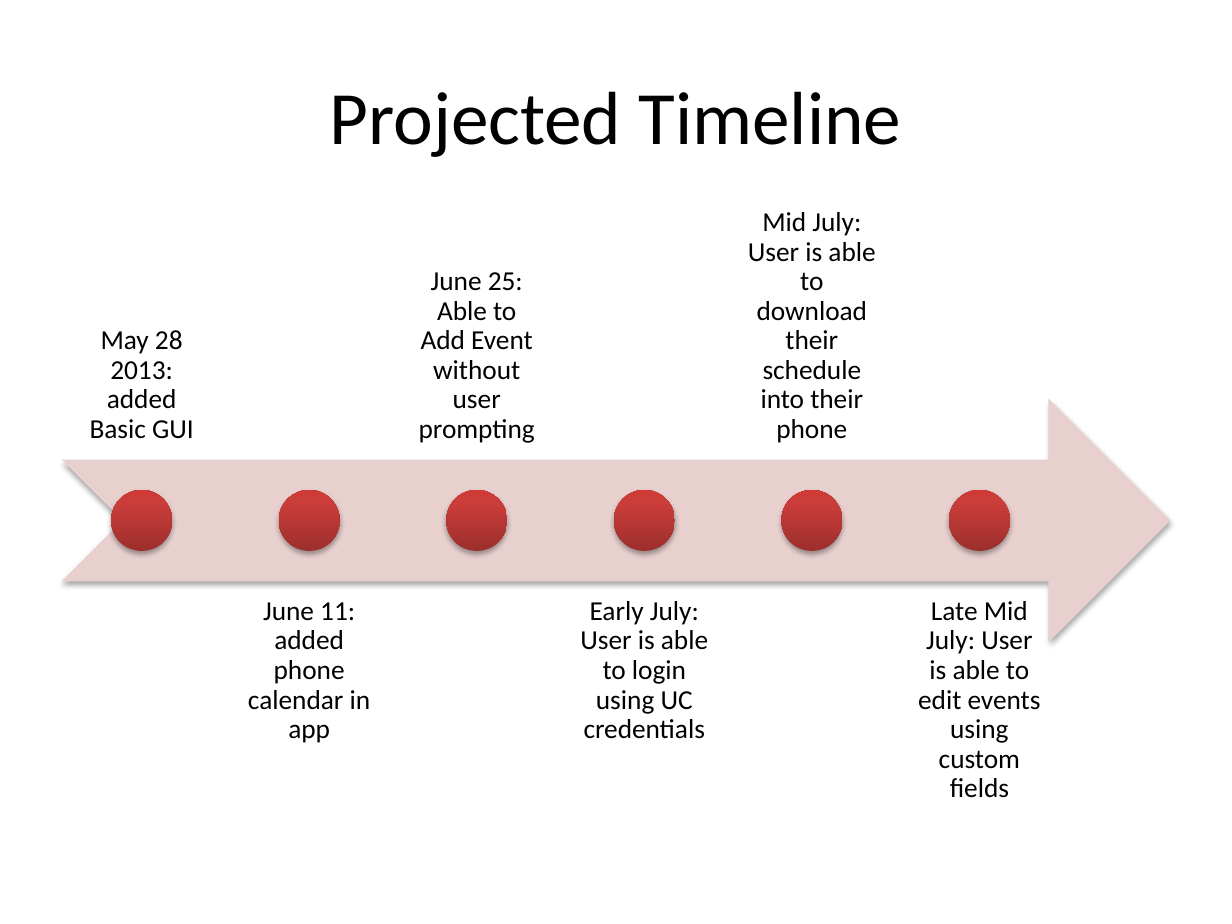
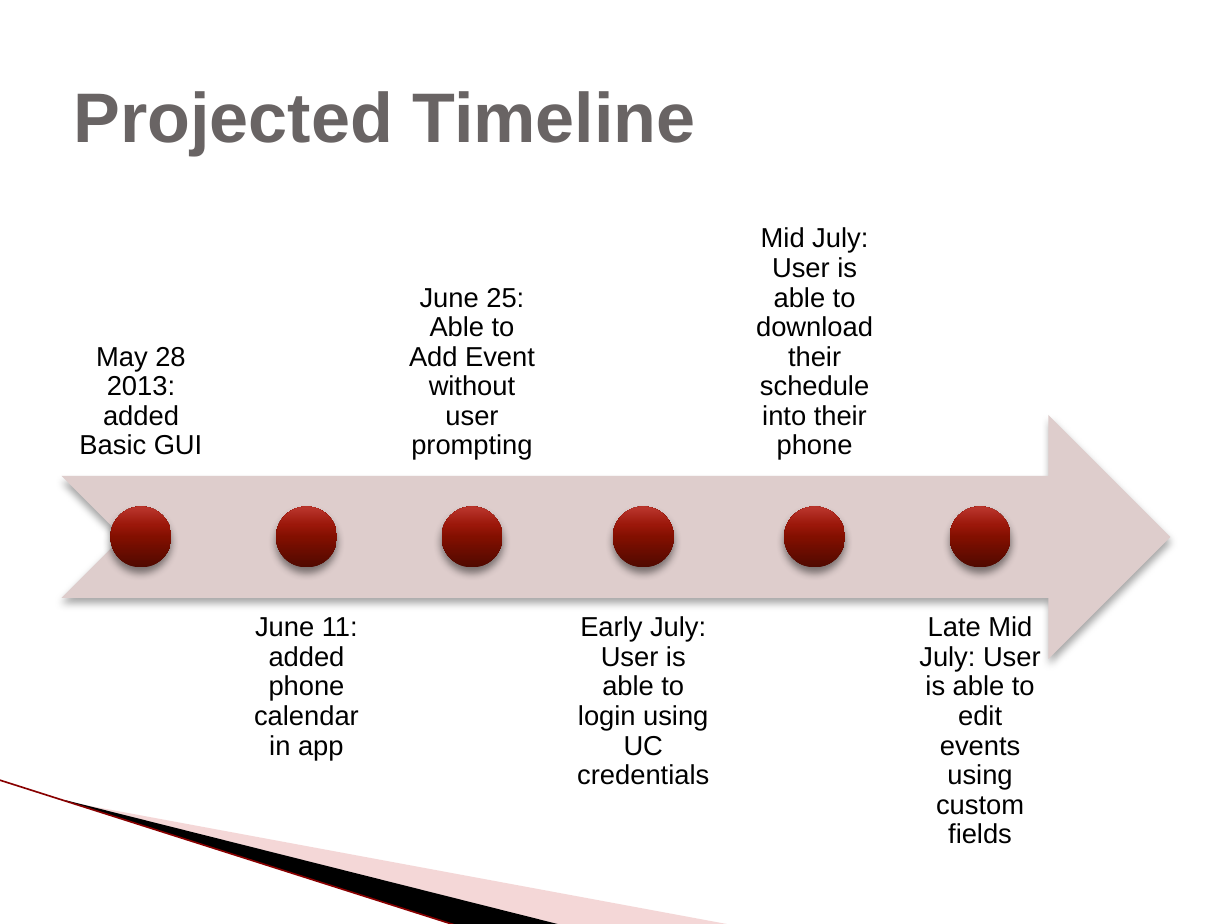
Before and after one commit to scurrymd/Software-Engineering, a slide deck: slide 11 of docs/UC Schedule App.pptx (slide 10 before the commit). Drawn at 1232x924 pixels with LibreOffice and Linux fonts; fonts in the diff are those of the drawing; background and template pictures are left out. Boxes give left, top, right and bottom in pixels: in the first picture for what was removed or moved away, otherwise in the second. Text is boxed around its words. In the diff, an @@ line names an element or a change of style, - is before the commit and + after.

```diff
--- a/docs/UC Schedule App.pptx
+++ b/docs/UC Schedule App.pptx
@@ title "Projected Timeline" at (74,91,696,155): size 44 to 41 pt, font Calibri to Arial, text colour #000000 to #696464, bold on; alignment centre to left @@
@@ font Calibri to Arial in 6 elements at (79,347,202,455), (919,616,1041,844), (756,227,873,460), (254,617,359,760), (577,616,709,785), (409,288,535,460) @@
@@ text "June 25: Able to Add ...": place and size @@
-text "June 25: Able to Add ..." at (419,272,535,443)
+text "June 25: Able to Add ..." at (409,288,535,460)
@@ notched right arrow at (62,415,1170,659): fill #E8D0D0 to #DECDCD; shadow changed @@
@@ 4 ellipses, 2 texts, 1 notched right arrow: place and size @@
-4 ellipses, 2 texts, 1 notched right arrow at (62,330,1170,743)
+4 ellipses, 2 texts, 1 notched right arrow at (62,347,1170,760)
@@ ellipse: place and size @@
-ellipse at (446,490,506,551)
+ellipse at (441,506,501,567)
@@ fill gradient #9C2F2D to #CB3E3A to #CE3B37 to gradient #520900 to #830F00 to #9B180B to #BA372E; shadow changed in 6 elements at (111,506,171,567), (612,506,673,567), (950,506,1010,567), (276,506,336,567), (784,506,844,567), (441,506,501,567) @@
@@ 2 texts, 1 ellipse: place and size @@
-2 texts, 1 ellipse at (748,212,1041,798)
+2 texts, 1 ellipse at (756,227,1041,844)
@@ text "Early July: User is able ...": place and size @@
-text "Early July: User is able ..." at (580,601,708,739)
+text "Early July: User is able ..." at (577,616,709,785)
@@ line added from (0, 780) to (457, 924), #E09494 0.95 pt @@
@@ freeform shape added at (65,800,563,924), fill #000000 @@
@@ freeform shape added at (68,801,733,924), fill #E49D9D at 40% opacity @@
```
Also in this commit, not shown: 22 other slides changed, 2 slides added.
